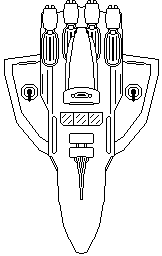
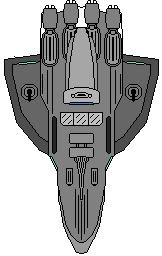
Revision of a layered (162, 256) image; what changed, layer by layer:
added layer "Weapons" above "Basic color" over left=21, top=84, right=142, bottom=200
added layer "Basic color" above "Basic layout" over left=5, top=4, right=158, bottom=253
renamed "Background" to "Basic layout", painted on it over left=5, top=4, right=158, bottom=253
